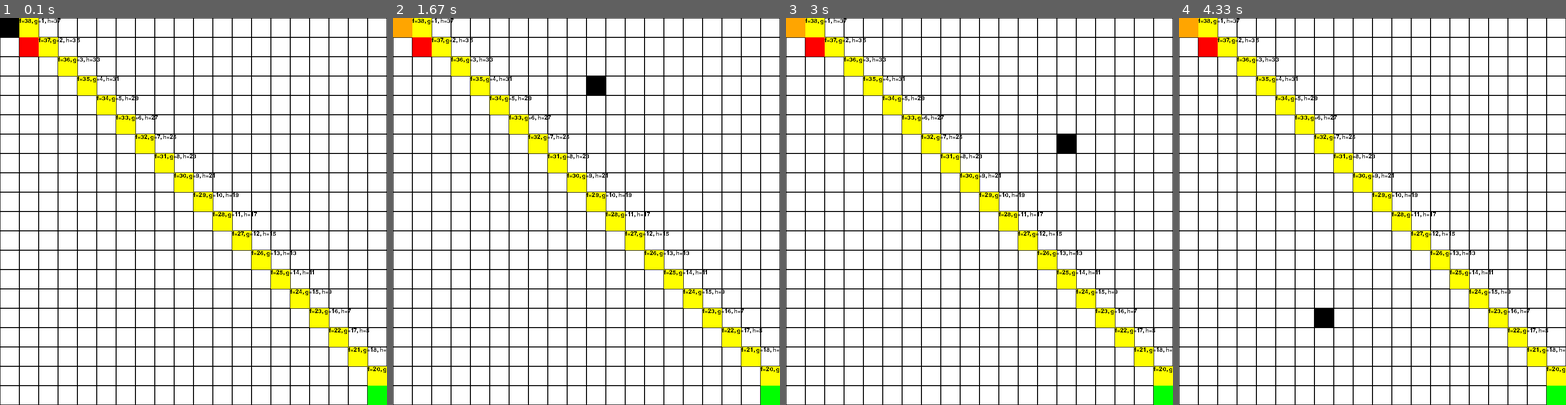
Above: before the commit, frames 1-4 (left to right).
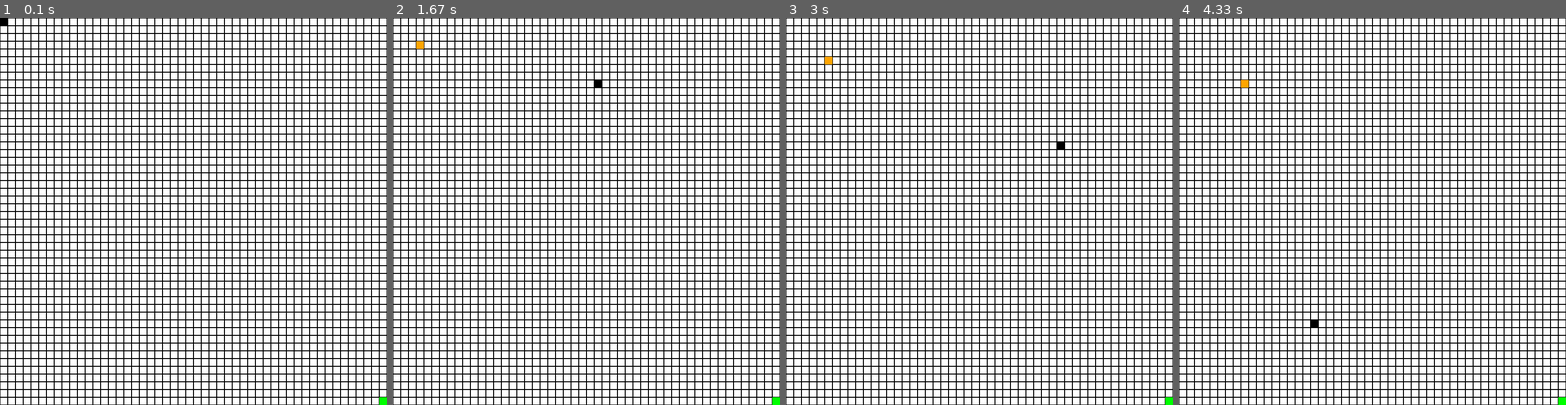
Above: after the commit, the same moments.

Repository: bikcrum/pygame-path-finding
Game: pygame game, started from main.py
Two runs of this game, one before a commit and one after it. Both use one fixed random seed, a clock stepped at 60 frames per second and the inputs below.
Inputs (mouse positions are in pixels of both pictures, inside the frame that each line leads up to):
- Up to frame 1 (0.1 s): no input
- Up to frame 2 (1.67 s): move the mouse to (571, 226) at 0.37 s; move the mouse to (466, 153) at 0.87 s; move the mouse to (594, 79) at 1.37 s
- Up to frame 3 (3 s): move the mouse to (967, 145) at 1.87 s; move the mouse to (1080, 176) at 2.43 s; move the mouse to (1060, 141) at 2.93 s
- Up to frame 4 (4.33 s): move the mouse to (1387, 196) at 3.43 s; move the mouse to (1314, 323) at 3.93 s

The runs differ from the first frame. In frame 1, 27% of the frame differs, in the area x 0-100%, y 0-100%; in frame 2, 27%; in frame 3, 27%; in frame 4, 27%.

Commit message:
optimize dtype

Diff:
--- a/main.py
+++ b/main.py
@@ -37,7 +37,7 @@
         return self.world[nodes[:, 0], nodes[:, 1]] != 5
 
     def heuristic(self, location, destination):
-        return sum(np.abs(location - destination))
+        return abs(location[0] - destination[0] + location[1] - destination[1])
 
     def cost_to_child(self):
         return 1
@@ -48,7 +48,7 @@
 
 
 def main():
-    resolution = (20, 20)
+    resolution = (50, 50)
     window_size = (800, 800)
 
     # world as basic array
@@ -83,7 +83,7 @@
     # set location of actor and dest
     actor_loc = (0, 0)
     dest_loc = (world.shape[0] - 1, world.shape[1] - 1)
-    obstacles_loc = [(1, 1)]
+    obstacles_loc = []
 
     start = time.time()
 
@@ -96,14 +96,11 @@
         for obstacle_loc in obstacles_loc:
             place(obstacle, world, location=obstacle_loc)
 
-        # if disp.key_down:
         path = astar.get_optimal_path(actor_loc, dest_loc)
-        # p = list(map(lambda x:x.location, path))
         if path is not None:
             for trace in path:
                 path_trace = np.empty(shape=(1, 1), dtype=object)
-                path_trace[0, 0] = (6, f'f={trace.f}, g={trace.g}, h={trace.h}')
-                # path_trace[0, 0] = (6, '')
+                # path_trace[0, 0] = (6, f'f={trace.f}, g={trace.g}, h={trace.h}')
                 place(path_trace, world, trace.location)
 
         place(actor, world, location=actor_loc)
@@ -112,7 +109,7 @@
 
         if time.time() - start > 0.5 and path is not None and len(path) > 1:
             start = time.time()
-            # actor_loc = path[1].location
+            actor_loc = path[1].location
 
         disp.update()
 
--- a/path_finder.py
+++ b/path_finder.py
@@ -69,17 +69,18 @@
 
             # find all children (8-way)
             children = np.array(
-                [(-1, 0), (1, 0), (0, -1), (0, 1), (-1, -1), (1, -1), (-1, 1), (1, 1)]) + current_node.location
+                [(-1, 0), (1, 0), (0, -1), (0, 1), (-1, -1), (1, -1), (-1, 1), (1, 1)],
+                dtype=int) + current_node.location
 
             # discard children out of bound
             children = children[np.all((children >= [0, 0])
                                        & (children < self.world.shape), axis=1)]
 
             # discard children is not valid (eg. block)
-            children = children[self.is_valid(children)]
+            children = children[self.is_valid(children)].tolist()
 
             # convert children into a node pointing to parent
-            children = map(lambda x: Node(current_node, x), children)
+            children = map(lambda x: Node(current_node, tuple(x)), children)
 
             for child in children:
                 if child in closed_list:
